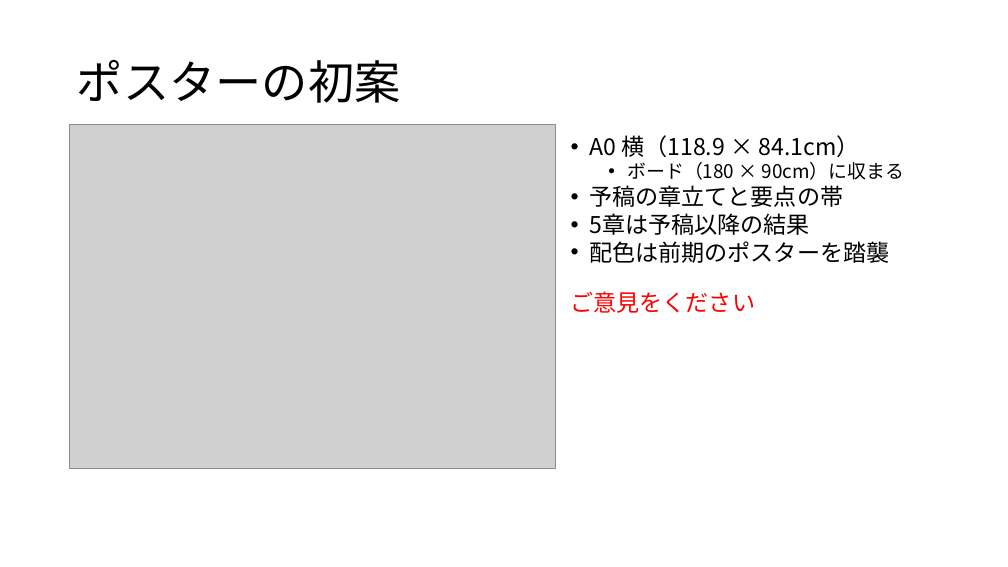
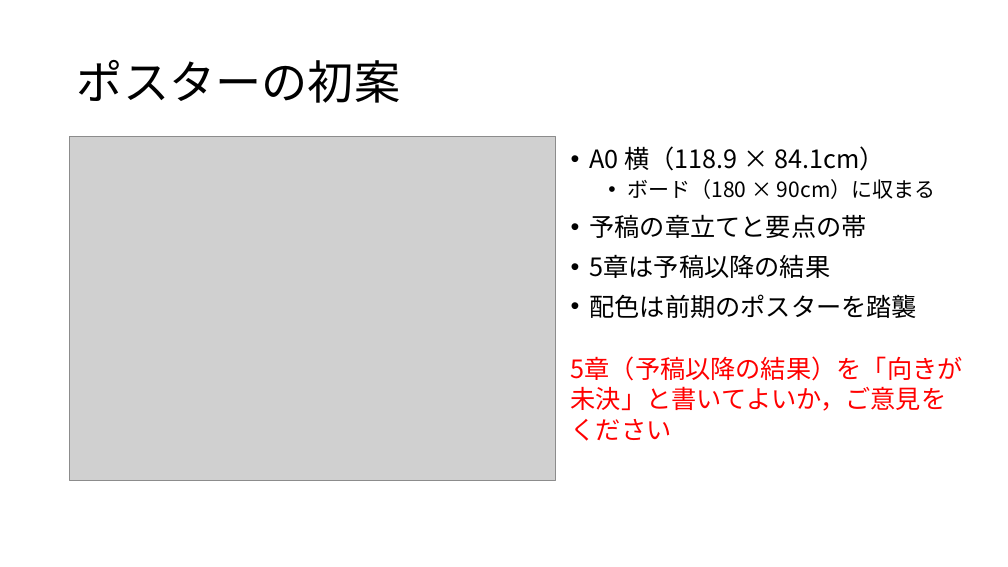
Before and after one commit to tomoking2004/cotar, a slide deck: slide 19 of presentations/20261030_進捗報告.pptx (slide 13 before the commit). Drawn at 1008x567 pixels with LibreOffice and Linux fonts; fonts in the diff are those of the drawing; grey boxes stand for pictures. Boxes give left, top, right and bottom in pixels: in the first picture for what was removed or moved away, otherwise in the second. Text is boxed around its words. In the diff, an @@ line names an element or a change of style, - is before the commit and + after.

```diff
--- a/presentations/20261030_進捗報告.pptx
+++ b/presentations/20261030_進捗報告.pptx
@@ picture: place and size @@
-picture at (70,125,556,469)
+picture at (70,136,556,480)
@@ text "A0 横（118.9 × 84.1cm）": place and size @@
-text "A0 横（118.9 × 84.1cm）" at (571,135,905,313)
+text "A0 横（118.9 × 84.1cm）" at (571,146,963,441)
@@ text at (590,146,936,318): size 22 to 24 pt in "A0 横（118.9 × 84.1cm）", "予稿の章立てと要点の帯", "5章は予稿以降の結果", "配色は前期のポスターを踏襲"; size 18 to 20 pt in "ボード（180 × 90cm）に収まる"; more space between paragraphs @@
@@ text at (571,356,963,441): text changed; size 22 to 24 pt @@
-ご意見をください
+5章（予稿以降の結果）を「向きが未決」と書いてよいか，ご意見をください
```
Also in this commit, not shown: 11 other slides changed, 6 slides added, 2 other files.
